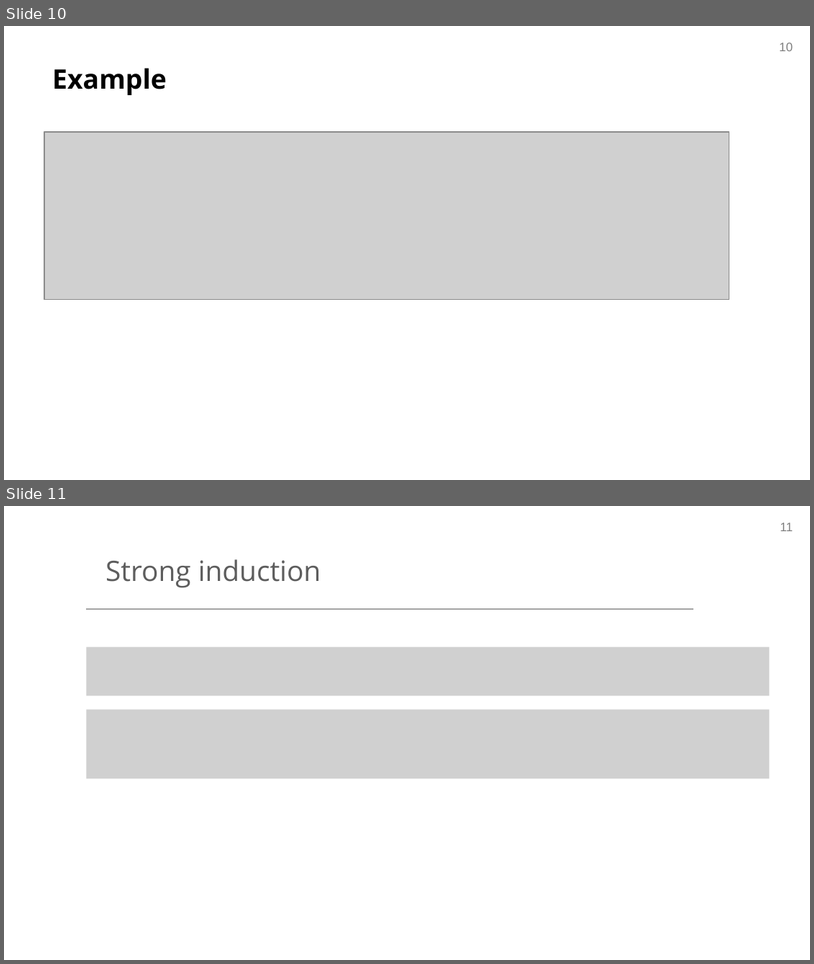
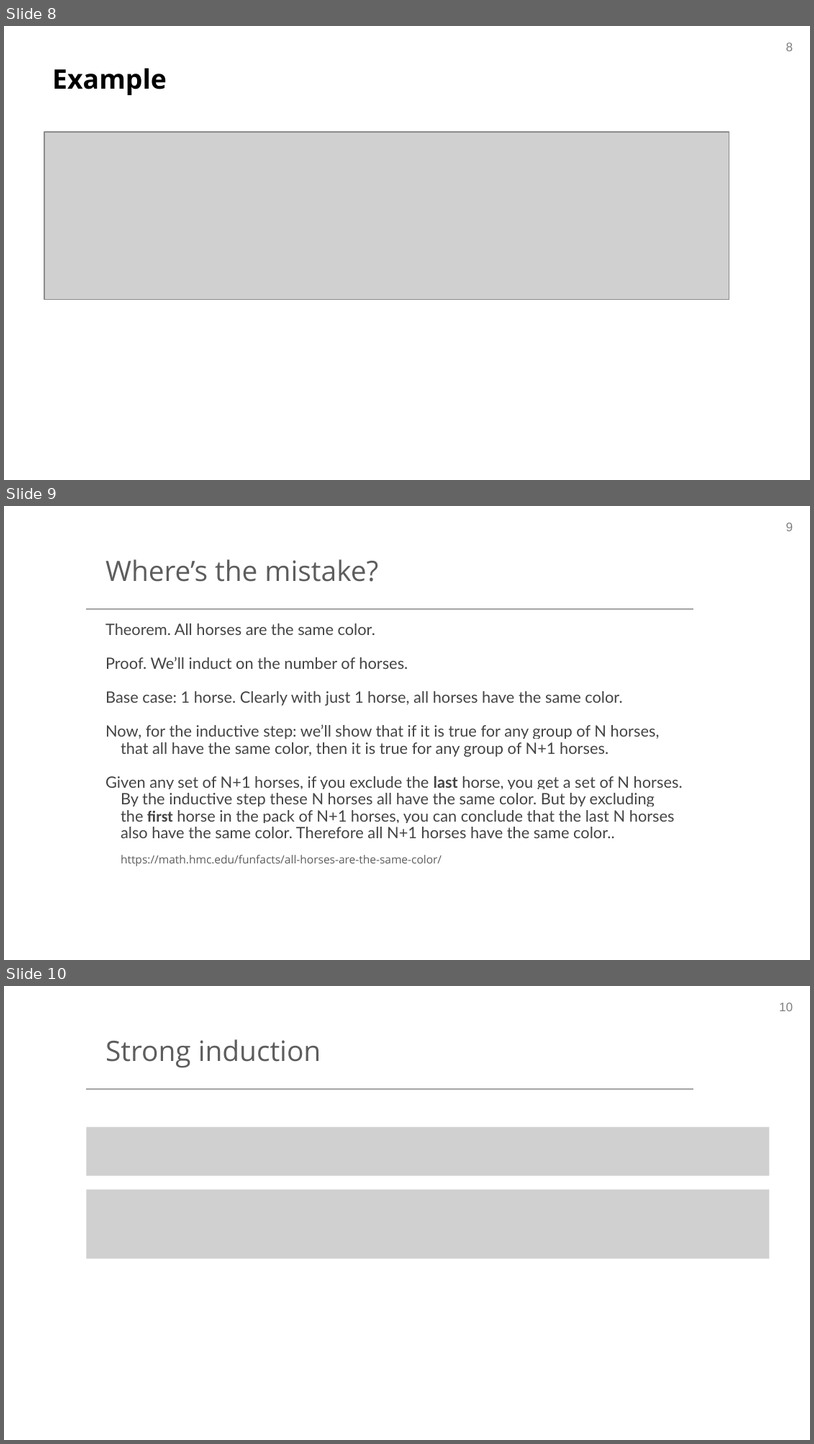
Before and after one commit to bwilder0/10607-f24, a slide deck: files/lecture_4.pptx. Shown one above the other, each under a label of ours: slides 10 and 11 before the commit, slides 8, 9 and 10 after it. The pictures are 814x964 and 814x1444 pixels, drawn with LibreOffice and Linux fonts; fonts in the diff are those of the drawing; grey boxes stand for pictures; background and template pictures are left out. Boxes give left, top, right and bottom in pixels: in the first picture for what was removed or moved away, otherwise in the second. Text is boxed around its words. In the diff, an @@ line names an element or a change of style, - is before the commit and + after.

```diff
--- a/files/lecture_4.pptx
+++ b/files/lecture_4.pptx
@@ slide 9 added at [4, 506, 810, 960], background #FFFFFF; not listed: 2 template elements that a slide beside it also shows @@
@@ text added at [106, 559, 378, 582], 25 pt, text #5D5D5D @@
+Where’s the mistake?
@@ text added at [106, 623, 683, 866], 14 pt, text #444444 @@
+Theorem. All horses are the same color.
+Proof. We’ll induct on the number of horses.
+Base case: 1 horse. Clearly with just 1 horse, all horses have the same color.
+Now, for the inductive step: we’ll show that if it is true for any group of N horses, that all have the same color, then it is true for any group of N+1 horses.
+Given any set of N+1 horses, if you exclude the last horse, you get a set of N horses. By the inductive step these N horses all have the same color. But by excluding the first horse in the pack of N+1 horses, you can conclude that the last N horses also have the same color. Therefore all N+1 horses have the same color..
+https://math.hmc.edu/funfacts/all-horses-are-the-same-color/
@@ what was slide 10 is now slide 8 @@
@@ page number at [787, 43, 794, 51]: text changed @@
-10
+8
@@ what was slide 11 is now slide 10 @@
@@ page number at [779, 1003, 793, 1011]: text changed @@
-11
+10
```
Also in this commit, not shown: 2 slides changed, 1 other slide added, 2 slides removed.
